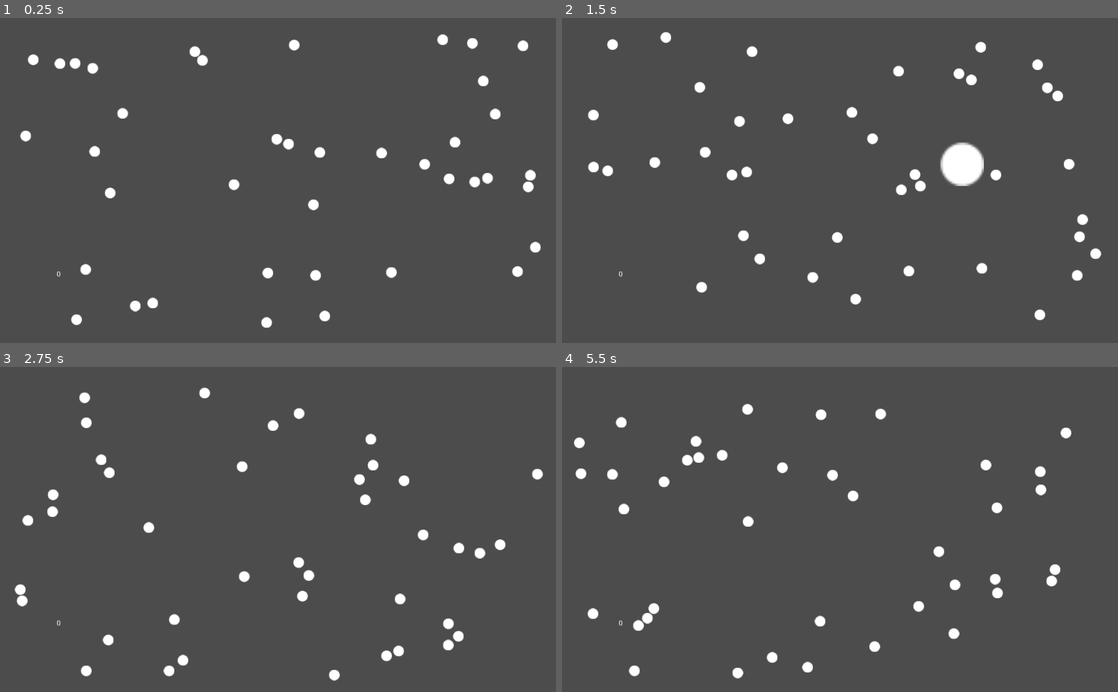
Above: before the commit, frames 1-4 (two rows, left to right).
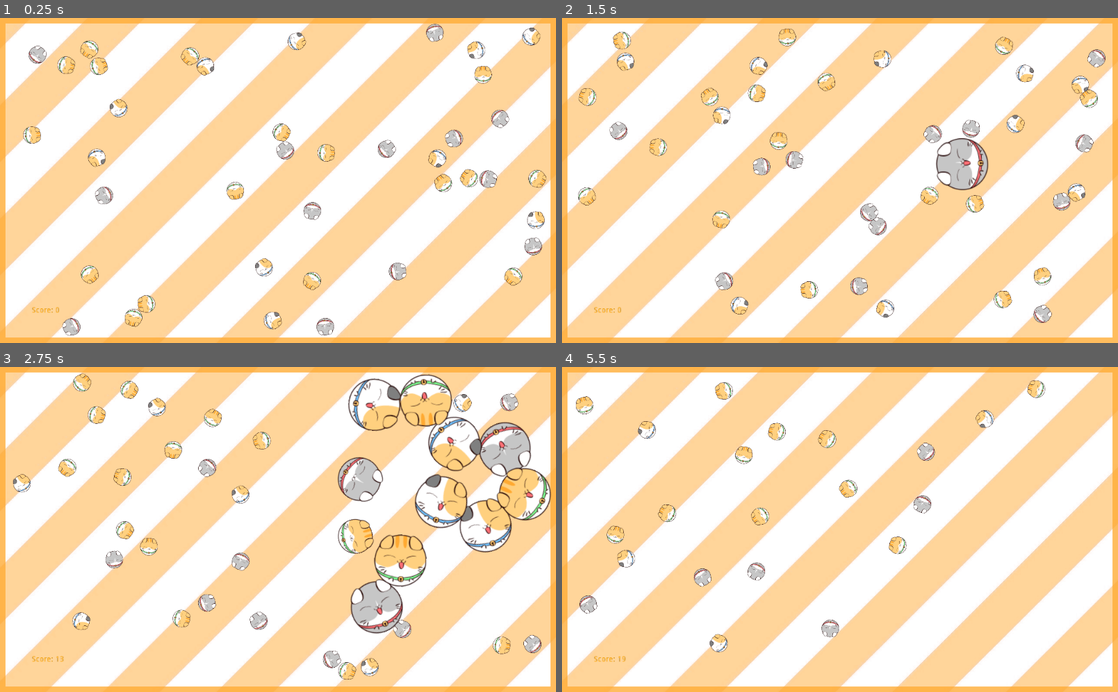
Above: after the commit, the same moments.

Repository: thecatinbox/AGJ2021_Chain_Effect
Game: Godot game, scene res://Scene/Scene.tscn
Two runs of this game, one before a commit and one after it. Both use one fixed random seed, a clock stepped at 60 frames per second and the inputs below.
Inputs (mouse positions are in pixels of both pictures, inside the frame that each line leads up to):
- Up to frame 1 (0.25 s): no input
- Up to frame 2 (1.5 s): move the mouse to (962, 164) at 0.52 s; click (962, 164) at 0.67 s; move the mouse to (728, 196) at 1.27 s; click (728, 196) at 1.42 s
- Up to frame 3 (2.75 s): move the mouse to (333, 458) at 2.02 s; click (333, 458) at 2.17 s
- Up to frame 4 (5.5 s): move the mouse to (812, 594) at 2.77 s; click (812, 594) at 2.92 s; move the mouse to (1006, 578) at 3.52 s; click (1006, 578) at 3.67 s; move the mouse to (673, 480) at 4.27 s; click (673, 480) at 4.42 s; move the mouse to (867, 529) at 5.02 s; click (867, 529) at 5.17 s

The runs differ from the first frame. In frame 1, 99% of the frame differs, in the area x 0-100%, y 0-100%; in frame 2, 99%; in frame 3, 99%; in frame 4, 99%.

Commit message:
让我康康是谁还没睡觉
是我啊 那没事了

Diff:
--- a/Scene/Circles.tscn
+++ b/Scene/Circles.tscn
@@ -1,16 +1,20 @@
 [gd_scene load_steps=4 format=2]
 
-[ext_resource path="res://Image/Circles.png" type="Texture" id=1]
+[ext_resource path="res://Image/cat1_1.png" type="Texture" id=1]
 [ext_resource path="res://Script/Circles.gd" type="Script" id=2]
 
 [sub_resource type="CircleShape2D" id=1]
-radius = 10.2813
+radius = 15.6172
 
 [node name="Circles" type="KinematicBody2D"]
 script = ExtResource( 2 )
 
 [node name="Sprite" type="Sprite" parent="."]
+scale = Vector2( 0.4, 0.4 )
 texture = ExtResource( 1 )
 
 [node name="CollisionShape2D" type="CollisionShape2D" parent="."]
+position = Vector2( 0.176781, 0.176777 )
 shape = SubResource( 1 )
+
+[node name="AudioStreamPlayer2D" type="AudioStreamPlayer2D" parent="."]
--- a/Scene/Generator.tscn
+++ b/Scene/Generator.tscn
@@ -4,3 +4,5 @@
 
 [node name="Generator" type="Node2D"]
 script = ExtResource( 1 )
+
+[node name="AudioStreamPlayer2D" type="AudioStreamPlayer2D" parent="."]
--- a/Scene/HorizontalWall.tscn
+++ b/Scene/HorizontalWall.tscn
@@ -9,5 +9,5 @@
 script = ExtResource( 1 )
 
 [node name="CollisionShape2D" type="CollisionShape2D" parent="."]
-position = Vector2( 511.98, 9.76151 )
+position = Vector2( 511.98, 0 )
 shape = SubResource( 1 )
--- a/Scene/Scene.tscn
+++ b/Scene/Scene.tscn
@@ -1,28 +1,40 @@
-[gd_scene load_steps=6 format=2]
+[gd_scene load_steps=8 format=2]
 
 [ext_resource path="res://Script/Scene.gd" type="Script" id=1]
 [ext_resource path="res://Scene/Generator.tscn" type="PackedScene" id=2]
 [ext_resource path="res://Scene/Score.tscn" type="PackedScene" id=3]
 [ext_resource path="res://Scene/HorizontalWall.tscn" type="PackedScene" id=4]
 [ext_resource path="res://Scene/VerticalWall.tscn" type="PackedScene" id=5]
+[ext_resource path="res://Image/Rect.png" type="Texture" id=6]
+[ext_resource path="res://Image/BG.png" type="Texture" id=7]
 
 [node name="Game" type="Node2D"]
 script = ExtResource( 1 )
+
+[node name="BG" type="Sprite" parent="."]
+position = Vector2( 512, 523 )
+texture = ExtResource( 7 )
+
+[node name="Rect" type="Sprite" parent="."]
+position = Vector2( 512, 300 )
+texture = ExtResource( 6 )
 
 [node name="Generator" parent="." instance=ExtResource( 2 )]
 position = Vector2( 67.369, 52.0591 )
 
 [node name="LeftWall" parent="." instance=ExtResource( 5 )]
-position = Vector2( -0.120253, 0.429782 )
+position = Vector2( -0.869406, 0.804362 )
 
 [node name="RightWall" parent="." instance=ExtResource( 5 )]
-position = Vector2( 1001.79, 0.991144 )
+position = Vector2( 1024.64, 0.616556 )
 
 [node name="TopWall" parent="." instance=ExtResource( 4 )]
 position = Vector2( -1.45404, 0.0358276 )
 
 [node name="BottWall" parent="." instance=ExtResource( 4 )]
-position = Vector2( -1.28587, 580.772 )
+position = Vector2( 0.212436, 600.625 )
 
 [node name="Score" parent="." instance=ExtResource( 3 )]
-position = Vector2( 73.9498, 477.583 )
+position = Vector2( 28.695, 544.051 )
+
+[node name="AudioStreamPlayer2D" type="AudioStreamPlayer2D" parent="."]
--- a/Scene/VerticalWall.tscn
+++ b/Scene/VerticalWall.tscn
@@ -9,5 +9,5 @@
 script = ExtResource( 1 )
 
 [node name="CollisionShape2D" type="CollisionShape2D" parent="."]
-position = Vector2( 10.6693, 299.688 )
+position = Vector2( 0, 299.688 )
 shape = SubResource( 1 )
--- a/Script/Circles.gd
+++ b/Script/Circles.gd
@@ -7,42 +7,72 @@
 var scl = 1
 
 var destroy = false
-var timer = 100
+var timer = 60
+
+var catType = randi() % 3 + 1
+var startSprite
+var transSprite
+var endSprite
+
+var sound = preload("res://Music/meow.wav")
+
+func _ready():
+
+	if catType == 1:
+		startSprite = load("res://Image/cat1_1.png")
+		transSprite = load("res://Image/cat1_2.png")
+		endSprite = load("res://Image/cat1_3.png")
+	elif catType == 2:
+		startSprite = load("res://Image/cat2_1.png")
+		transSprite = load("res://Image/cat2_2.png")
+		endSprite = load("res://Image/cat2_3.png")
+	elif catType == 3:
+		startSprite = load("res://Image/cat3_1.png")
+		transSprite = load("res://Image/cat3_2.png")
+		endSprite = load("res://Image/cat3_3.png")
+
+	$Sprite.texture = startSprite
+
 
 func _physics_process(delta):
 	var collision = move_and_collide(velocity * delta)
 
 	if notMoving:
 
-		if collision:
-			if collision.get_collider().type == "CIRCLE":
-				collision.get_collider().velocity = Vector2(0, 0)
-				if collision.get_collider().notMoving == false:
-					collision.get_collider().notMoving = true
-					Global.score += 1
-
+		velocity = Vector2(0, 0)
 		disappear()
 
 	else:
 
-		if collision: # and collision.get_collider().type == "WALL":
+		if collision:
 			velocity = velocity.bounce(collision.normal)
+
+			if collision.get_collider().type == "CIRCLE" and collision.get_collider().notMoving == true:
+				notMoving = true
+				Global.score += 1
+
+				$AudioStreamPlayer2D.stream = sound
+				$AudioStreamPlayer2D.play()
+
+		look_at(position + velocity)
 
 func disappear():
 	scale = Vector2(scl, scl)
 	if not destroy:
-		if scl < 4:
+		if scl < 3:
 			scl += 0.5
+			$Sprite.texture = transSprite
 		else:
 			timer -= 1
+			$Sprite.texture = endSprite
 			if timer <= 0:
 				destroy = true
 	else:
 		if scl > 0:
+			$Sprite.texture = startSprite
 			scl -= 0.5
 		else:
 			queue_free()
 
-
 func _on_VisibilityNotifier2D_screen_exited():
 	queue_free()
--- a/Script/Generator.gd
+++ b/Script/Generator.gd
@@ -2,11 +2,17 @@
 
 var start = true
 var number = 40
-var speed = 200
+var speed = 150
+
 var circle = load("res://Scene/Circles.tscn")
+var sound = preload("res://Music/Music.wav")
 
 var rndX
 var rndY
+
+func _ready():
+	$AudioStreamPlayer2D.stream = sound
+	$AudioStreamPlayer2D.play()
 
 func _process(delta):
 	if start:
--- a/Script/Scene.gd
+++ b/Script/Scene.gd
@@ -2,6 +2,7 @@
 
 var create = false
 var circle = load("res://Scene/Circles.tscn")
+var sound = preload("res://Music/meow.wav")
 
 # Called when the node enters the scene tree for the first time.
 func _ready():
@@ -11,6 +12,10 @@
 	if event is InputEventMouseButton and event.pressed and event.button_index == 1:
 		if not create:
 			play()
+
+			$AudioStreamPlayer2D.stream = sound
+			$AudioStreamPlayer2D.play()
+
 			create = true
 
 func play():
--- a/Script/Score.gd
+++ b/Script/Score.gd
@@ -1,6 +1,7 @@
 extends Node2D
 
 var font
+var text
 
 func _ready():
 	var label = Label.new()
@@ -8,7 +9,9 @@
 	label.queue_free()
 
 func _draw():
-	draw_string(font, Vector2(30, 0), str(Global.score))
+
+	text = 'Score: ' + str(Global.score)
+	draw_string(font, Vector2(30, 0), text, Color( 1, 0.65, 0, 1 ))
 
 func _process(delta):
 	update()
Binary file added: Image/BG.png
Not shown, added: Image/BG.png.import
Binary file removed: Image/Circles.png
Not shown, removed: Image/Circles.png.import
Binary file added: Image/Rect.png
Not shown, added: Image/Rect.png.import
Binary file added: Image/cat1_1.png
Not shown, added: Image/cat1_1.png.import
Binary file added: Image/cat1_2.png
Not shown, added: Image/cat1_2.png.import
Binary file added: Image/cat1_3.png
Not shown, added: Image/cat1_3.png.import
(and 19 more such lines)
